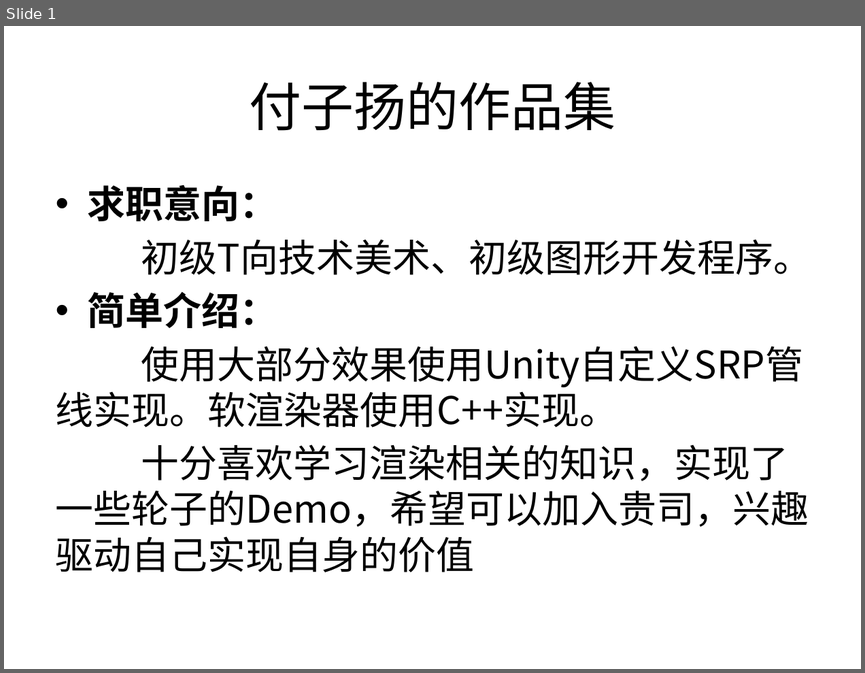
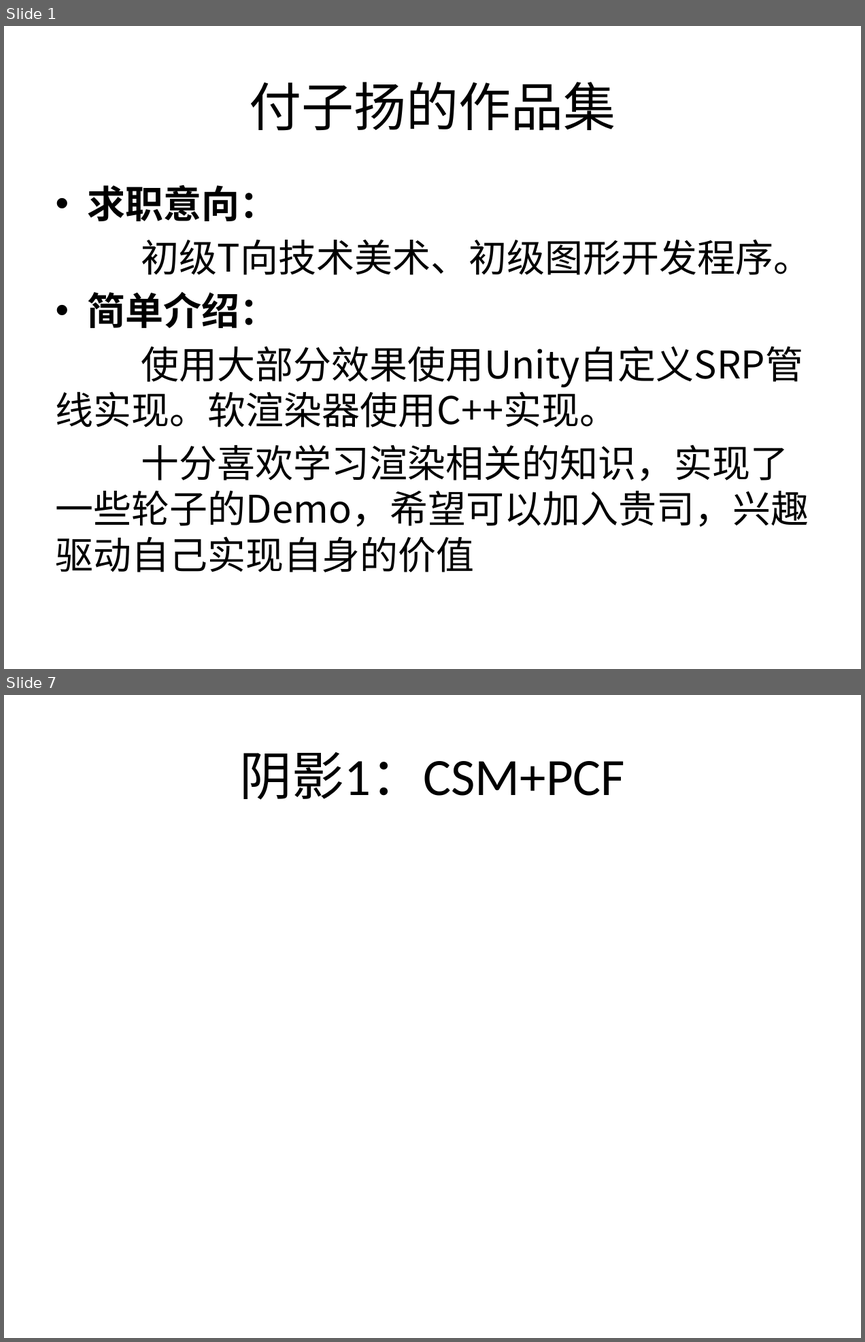
Before and after one commit to w199753/SoftRender, a slide deck: study/作品展示集.pptx. Shown one above the other, each under a label of ours: slide 1 before the commit, slides 1 and 7 after it; the slides between them are not shown. The pictures are 865x673 and 865x1342 pixels, drawn with LibreOffice and Linux fonts; fonts in the diff are those of the drawing. Boxes give left, top, right and bottom in pixels: in the first picture for what was removed or moved away, otherwise in the second. Text is boxed around its words. In the diff, an @@ line names an element or a change of style, - is before the commit and + after.

```diff
--- a/study/作品展示集.pptx
+++ b/study/作品展示集.pptx
@@ slide 7 added at [4, 695, 861, 1338], background #FFFFFF @@
@@ title added at [239, 752, 625, 800], 44 pt, text #000000 @@
+阴影1：CSM+PCF
```
Also in this commit, not shown: 9 other slides added, 3 other files.
